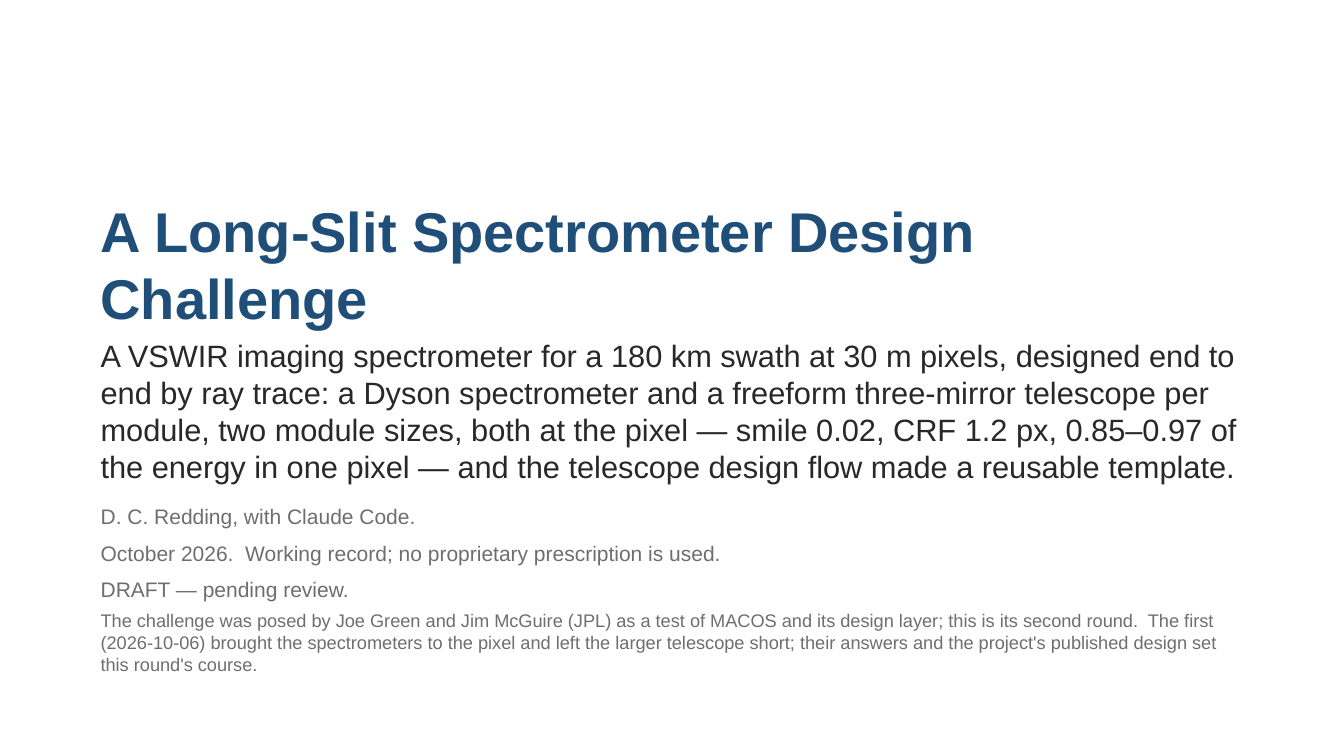
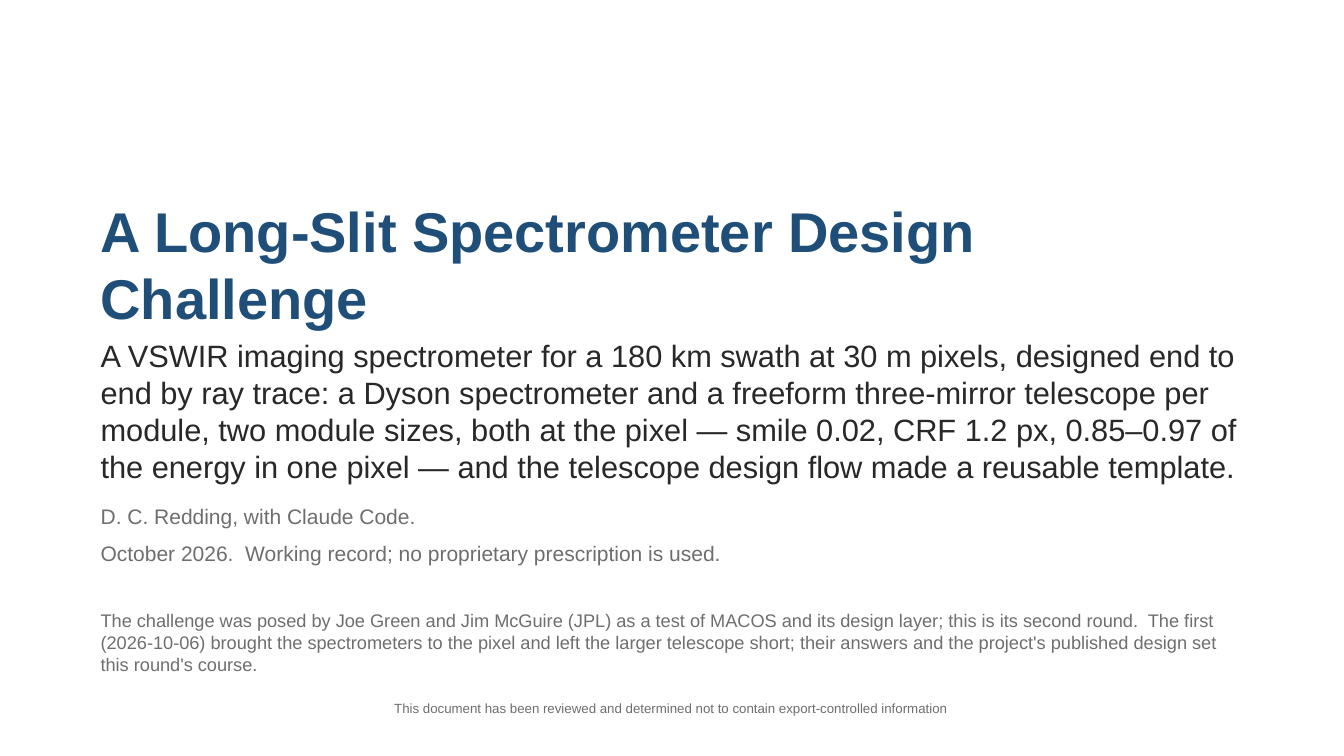
Before and after one commit to nasa-jpl/macos, a slide deck: slide 1 of demo_session/deck_dyson_3k.pptx. Drawn at 1344x756 pixels with LibreOffice and Linux fonts; fonts in the diff are those of the drawing. Boxes give left, top, right and bottom in pixels: in the first picture for what was removed or moved away, otherwise in the second. Text is boxed around its words. In the diff, an @@ line names an element or a change of style, - is before the commit and + after.

```diff
--- a/demo_session/deck_dyson_3k.pptx
+++ b/demo_session/deck_dyson_3k.pptx
@@ text at (101,582,348,602): paragraph removed @@
-DRAFT — pending review.
@@ text added at (394,703,947,716), 9.5 pt, text #6E6E6E @@
+This document has been reviewed and determined not to contain export-controlled information
```
Also in this commit, not shown: 2 other files.
